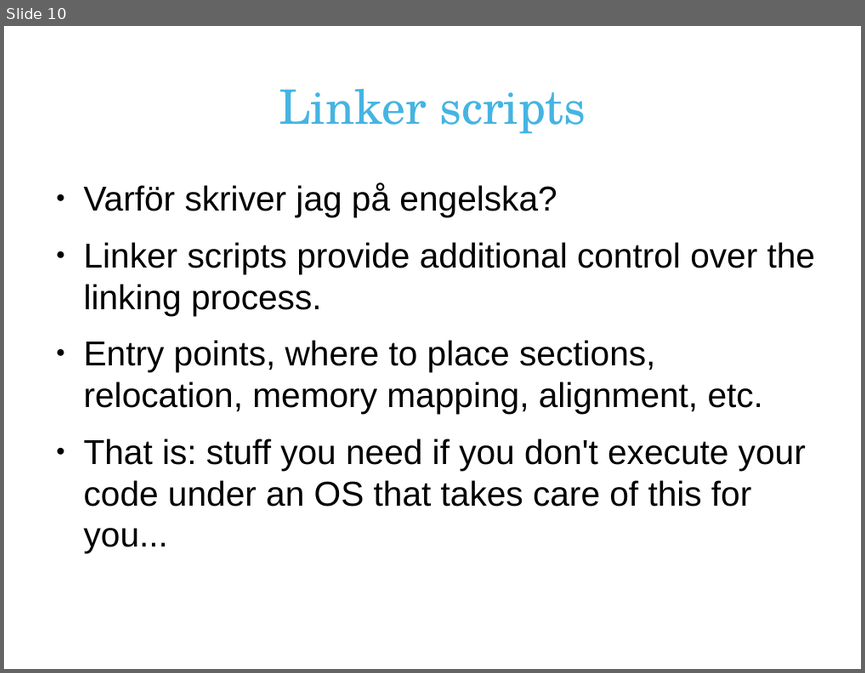
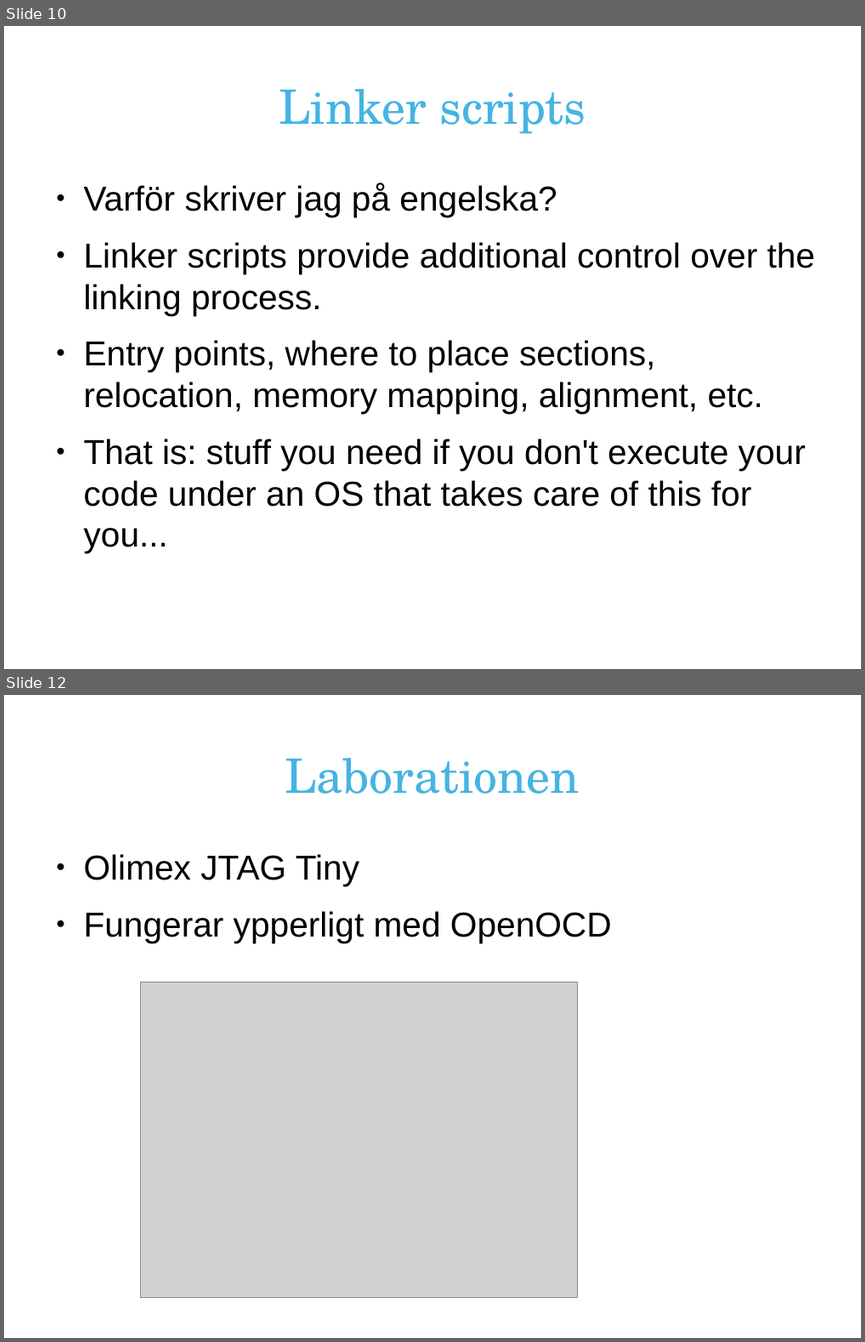
Before and after one commit to hnrkp/khelg2012-1, a slide deck: doc/pres.odp. Shown one above the other, each under a label of ours: slide 10 before the commit, slides 10 and 12 after it; the slides between them are not shown. The pictures are 865x673 and 865x1342 pixels, drawn with LibreOffice and Linux fonts; fonts in the diff are those of the drawing; grey boxes stand for pictures; background and template pictures are left out. Boxes give left, top, right and bottom in pixels: in the first picture for what was removed or moved away, otherwise in the second. Text is boxed around its words. In the diff, an @@ line names an element or a change of style, - is before the commit and + after.

```diff
--- a/doc/pres.odp
+++ b/doc/pres.odp
@@ slide 12 added at (4,695,861,1338), background #FFFFFF @@
@@ title added at (284,758,579,794), 44 pt, text #45B4E2 @@
+Laborationen
@@ text added at (84,854,612,942), 32 pt, text #000000 @@
+● Olimex JTAG Tiny
+● Fungerar ypperligt med OpenOCD
@@ picture added at (140,982,577,1298) @@
```
Also in this commit, not shown: 2 other slides added.
